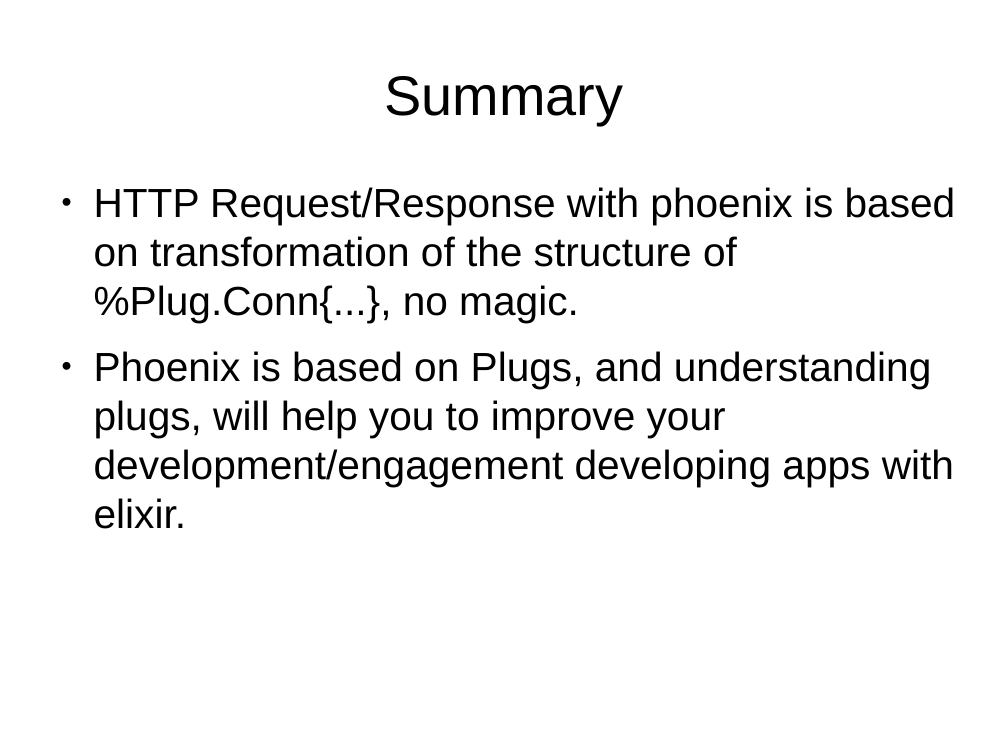
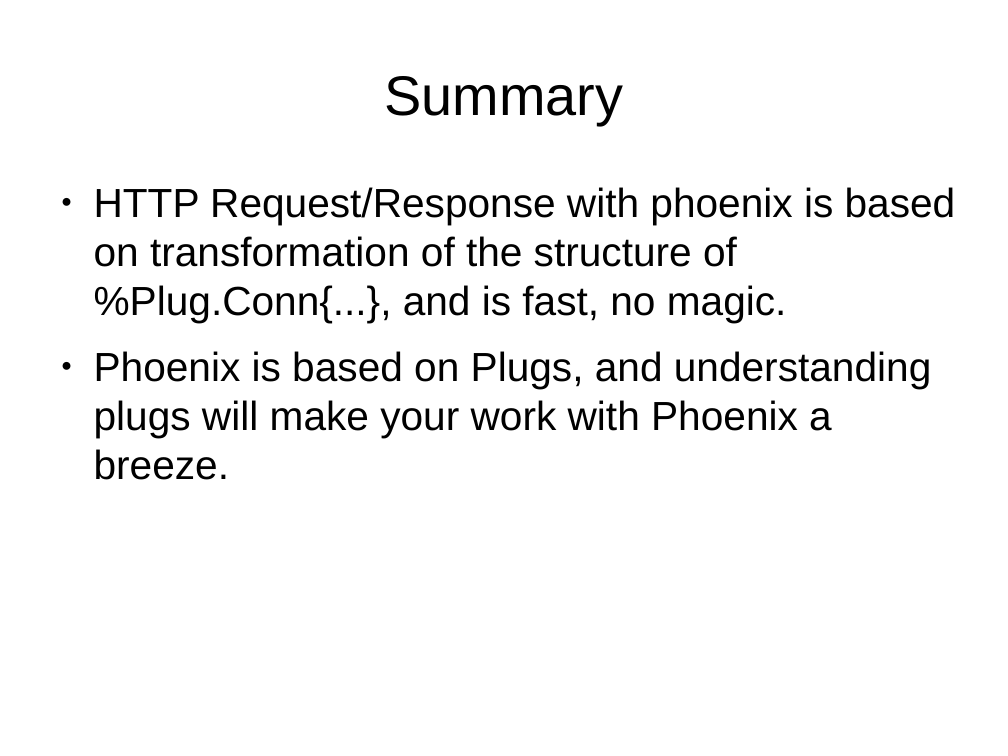
Before and after one commit to ramortegui/talks, a slide deck: slide 40 of odps/working_with_phoenix.odp (slide 31 before the commit). Drawn at 1008x756 pixels with LibreOffice and Linux fonts; fonts in the diff are those of the drawing. Boxes give left, top, right and bottom in pixels: in the first picture for what was removed or moved away, otherwise in the second. Text is boxed around its words. In the diff, an @@ line names an element or a change of style, - is before the commit and + after.

```diff
--- a/odps/working_with_phoenix.odp
+++ b/odps/working_with_phoenix.odp
@@ text at (x1=94, y1=187, x2=956, y2=480): text changed @@
-● HTTP Request/Response with phoenix is based on transformation of the structure of %Plug.Conn{...}, no magic.
-● Phoenix is based on Plugs, and understanding plugs, will help you to improve your development/engagement developing apps with elixir.
+● HTTP Request/Response with phoenix is based on transformation of the structure of %Plug.Conn{...}, and is fast, no magic.
+● Phoenix is based on Plugs, and understanding plugs will make your work with Phoenix a breeze.
```
Also in this commit, not shown: 27 other slides changed, 9 slides added, 10 other files.
